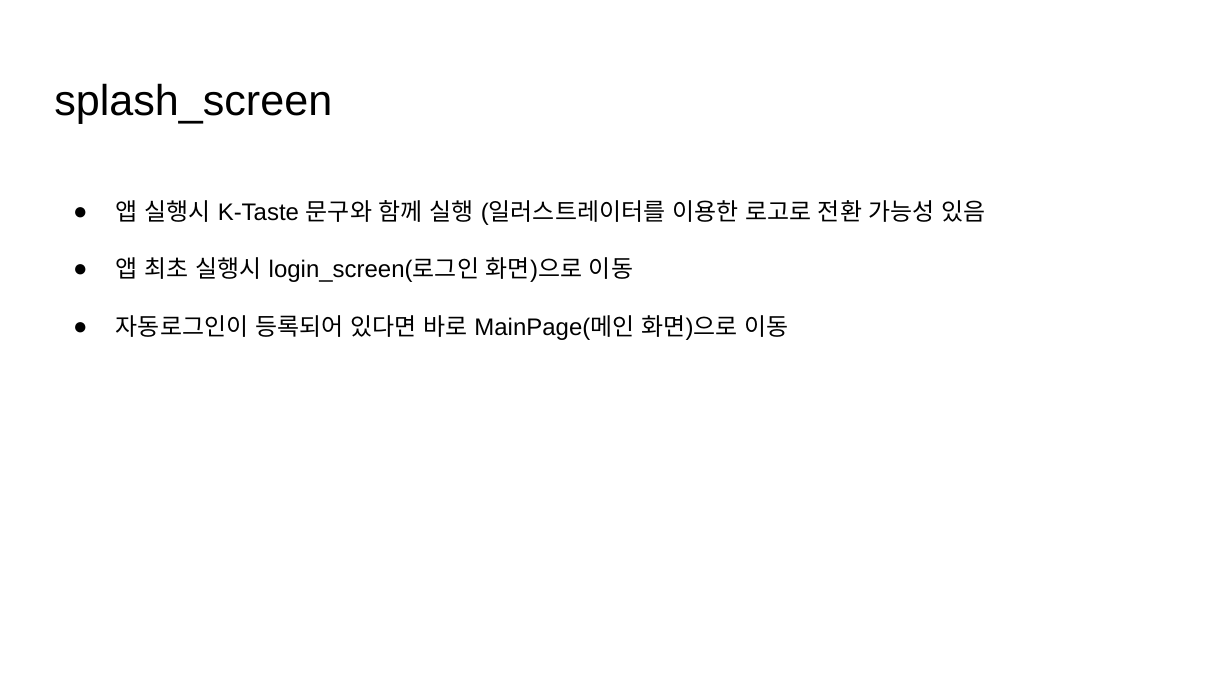
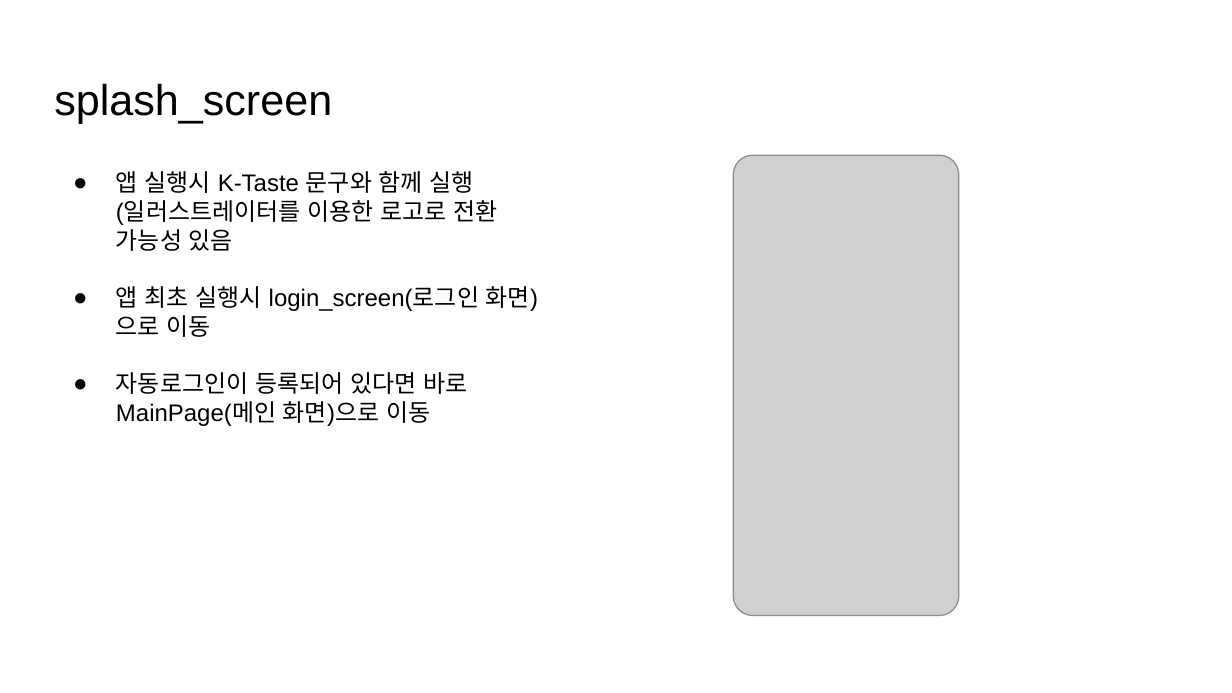
Before and after one commit to yurei55/TIL, a slide deck: slide 9 of K-TASTE/K-Taste.pptx (slide 7 before the commit). Drawn at 1232x693 pixels with LibreOffice and Linux fonts; fonts in the diff are those of the drawing; grey boxes stand for pictures. Boxes give left, top, right and bottom in pixels: in the first picture for what was removed or moved away, otherwise in the second. Text is boxed around its words. In the diff, an @@ line names an element or a change of style, - is before the commit and + after.

```diff
--- a/K-TASTE/K-Taste.pptx
+++ b/K-TASTE/K-Taste.pptx
@@ text "앱 실행시 K-Taste 문구와 함께 ..." at (116,171,538,426): line spacing 2 to 1 @@
@@ picture added at (733,155,958,616) @@
```
Also in this commit, not shown: 10 other slides changed, 2 slides added.
